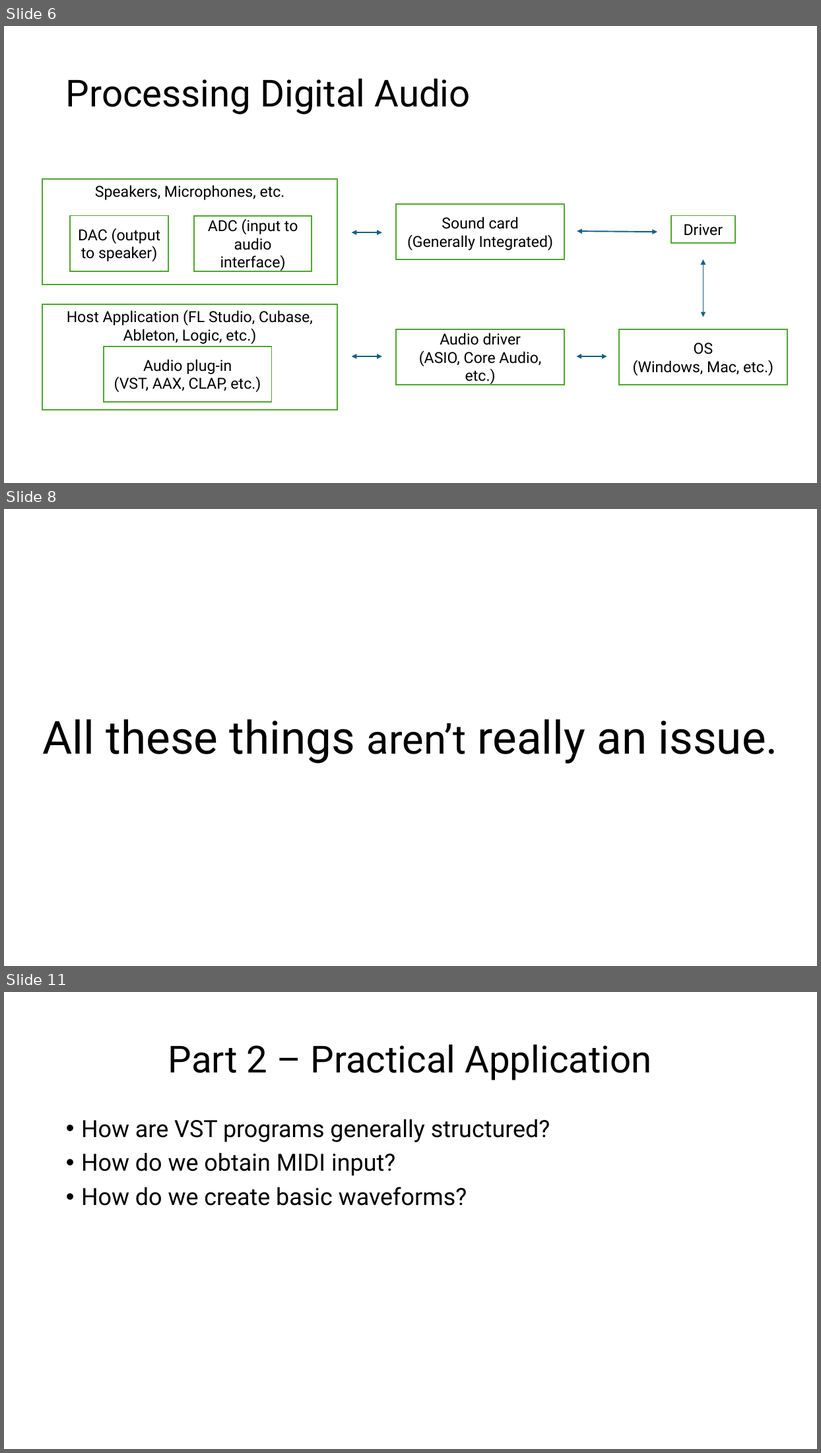
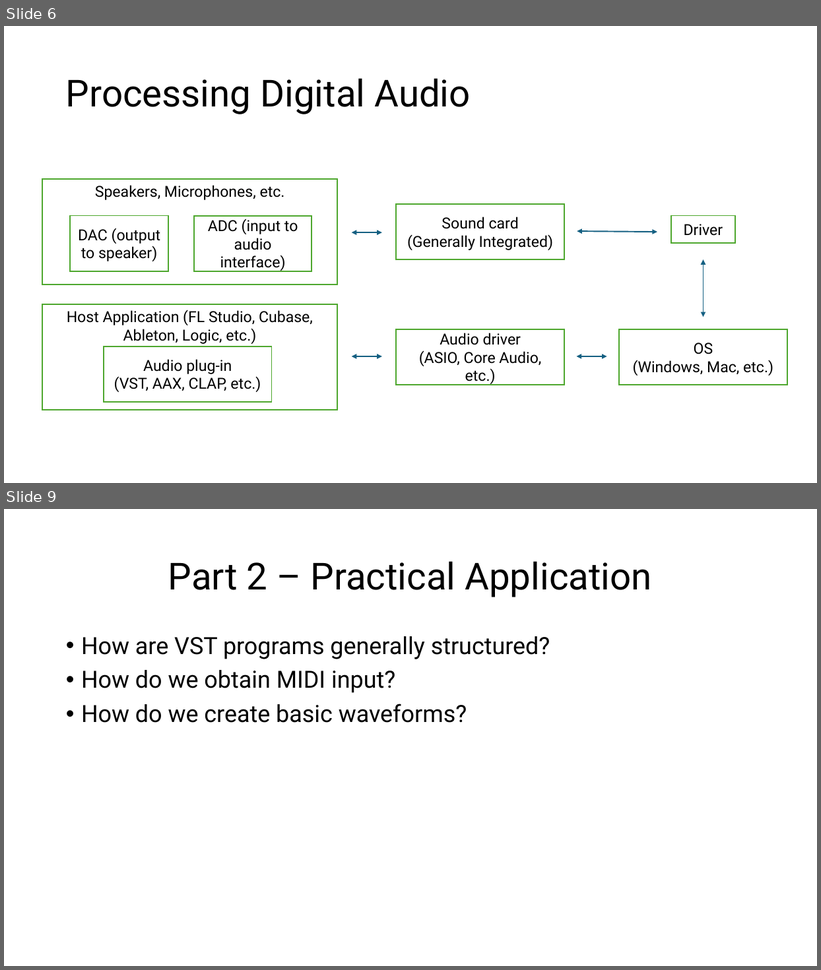
Before and after one commit to ShotgunApe/VST-Synth, a slide deck: docs/juniorIS-new.pptx. Shown one above the other, each under a label of ours: slides 6, 8 and 11 before the commit, slides 6 and 9 after it; the slides between them are not shown. The pictures are 821x1453 and 821x970 pixels, drawn with LibreOffice and Linux fonts; fonts in the diff are those of the drawing. Boxes give left, top, right and bottom in pixels: in the first picture for what was removed or moved away, otherwise in the second. Text is boxed around its words. In the diff, an @@ line names an element or a change of style, - is before the commit and + after.

```diff
--- a/docs/juniorIS-new.pptx
+++ b/docs/juniorIS-new.pptx
@@ slide 8 removed at [4, 509, 817, 966], background #FFFFFF @@
@@ title removed at [43, 720, 778, 764] @@
-All these things aren’t really an issue.
@@ what was slide 11 is now slide 9 @@
```
Also in this commit, not shown: 8 slides changed, 2 other slides removed, 1 other file.
